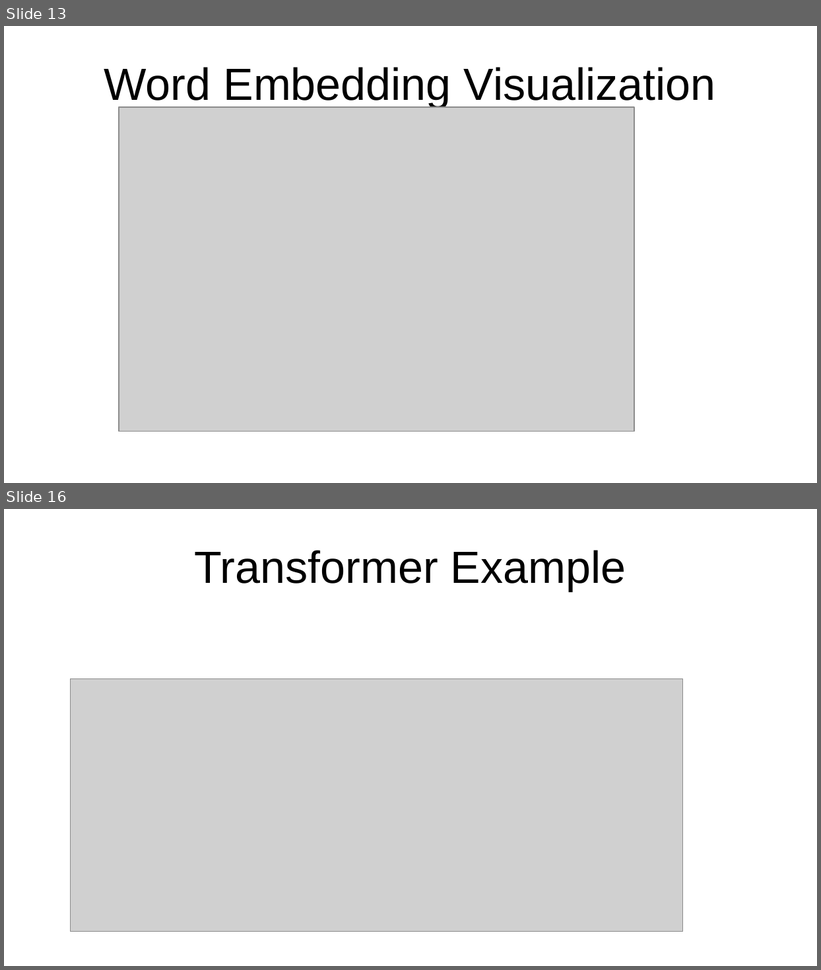
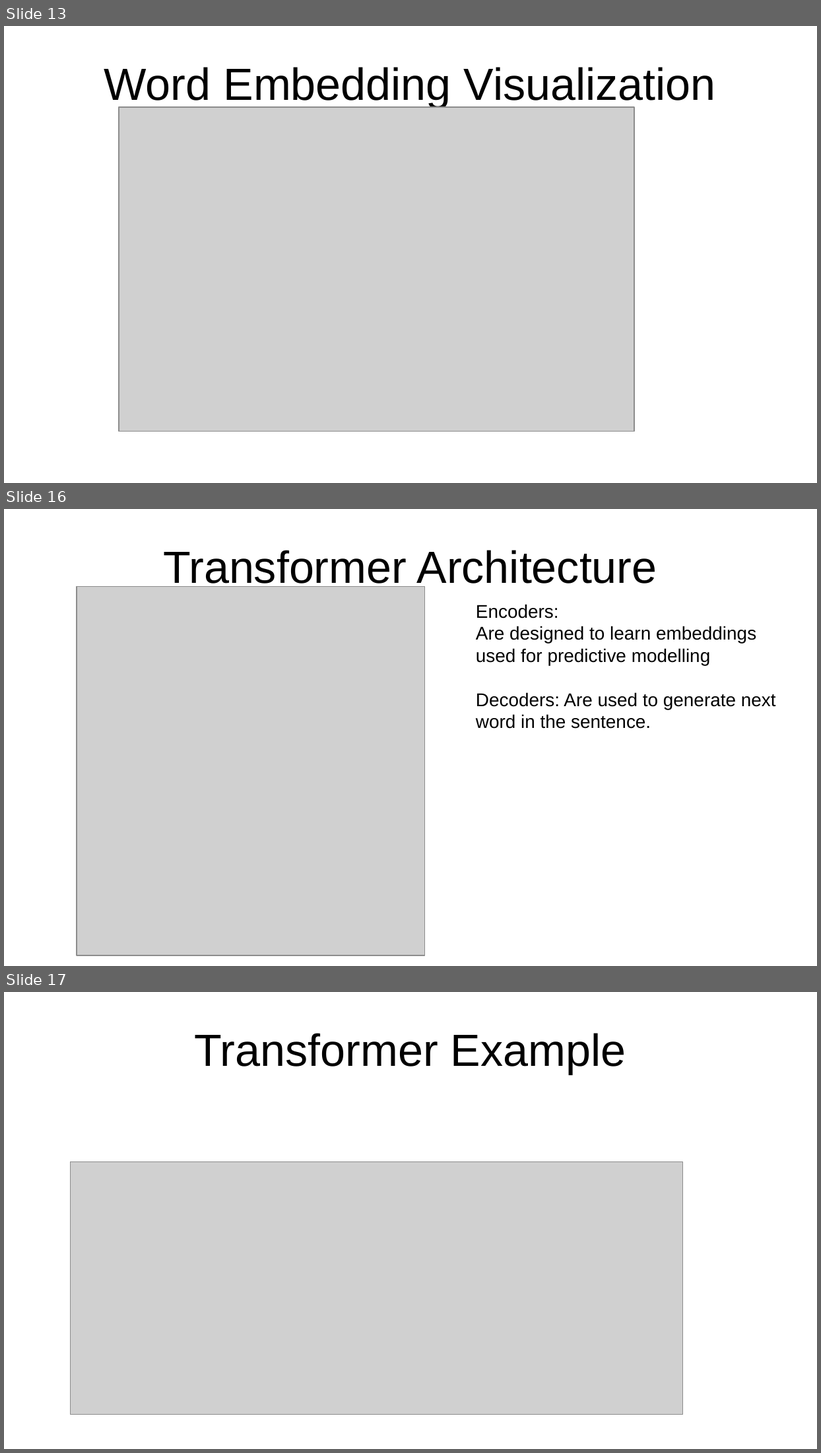
Before and after one commit to valliappanr/genai, a slide deck: nlp-presentation.odp. Shown one above the other, each under a label of ours: slides 13 and 16 before the commit, slides 13, 16 and 17 after it; the slides between them are not shown. The pictures are 821x970 and 821x1453 pixels, drawn with LibreOffice and Linux fonts; fonts in the diff are those of the drawing; grey boxes stand for pictures. Boxes give left, top, right and bottom in pixels: in the first picture for what was removed or moved away, otherwise in the second. Text is boxed around its words. In the diff, an @@ line names an element or a change of style, - is before the commit and + after.

```diff
--- a/nlp-presentation.odp
+++ b/nlp-presentation.odp
@@ slide 16 added at <box>4,509,817,966</box>, background #FFFFFF @@
@@ title added at <box>163,550,657,591</box>, 44 pt, text #000000 @@
+Transformer Architecture
@@ picture added at <box>77,586,424,956</box> @@
@@ text added at <box>476,604,776,729</box>, 18 pt, text #000000 @@
+Encoders:
+Are designed to learn embeddings used for predictive modelling
+Decoders: Are used to generate next word in the sentence.
@@ what was slide 16 is now slide 17 @@
```
Also in this commit, not shown: 1 slide changed, 4 other slides added, 1 slide removed.
